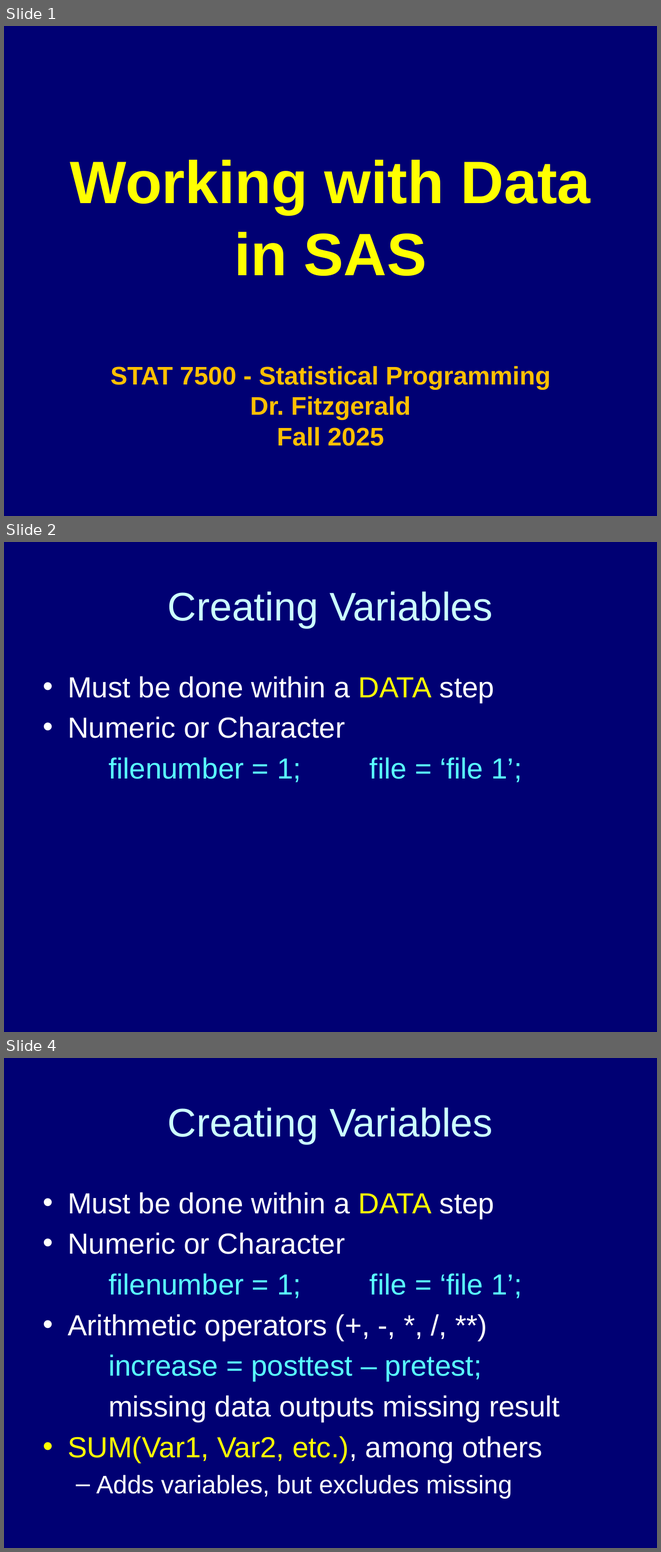
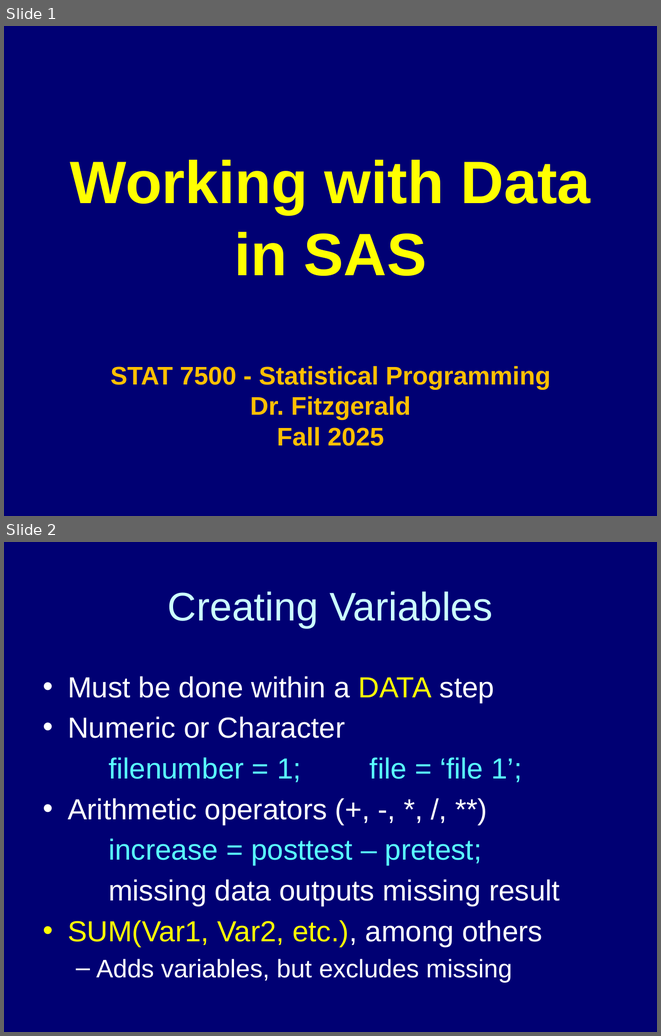
Before and after one commit to kgfitzgerald/stat-7500, a slide deck: files/slides/SAS4.pptx. Shown one above the other, each under a label of ours: slides 1, 2 and 4 before the commit, slides 1 and 2 after it; the slides between them are not shown. The pictures are 661x1552 and 661x1036 pixels, drawn with LibreOffice and Linux fonts; fonts in the diff are those of the drawing. Boxes give left, top, right and bottom in pixels: in the first picture for what was removed or moved away, otherwise in the second. Text is boxed around its words. In the diff, an @@ line names an element or a change of style, - is before the commit and + after.

```diff
--- a/files/slides/SAS4.pptx
+++ b/files/slides/SAS4.pptx
@@ slide 2 removed at (x1=4, y1=542, x2=657, y2=1032), background #000073 @@
@@ title removed at (x1=168, y1=591, x2=493, y2=628) @@
-Creating Variables
@@ text removed at (x1=68, y1=676, x2=522, y2=782) @@
-• Must be done within a DATA step
-• Numeric or Character
-filenumber = 1; file = ‘file 1’;
@@ what was slide 4 is now slide 2 @@
```
Also in this commit, not shown: 1 slide changed, 1 other slide removed.
